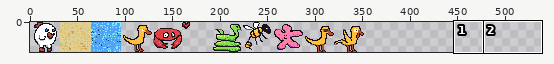
Two versions of one sprite sheet, img/spritesheet.png. The first picture is a wide view before the edit; the outline marks the close-up.
Close-up. Before the commit:
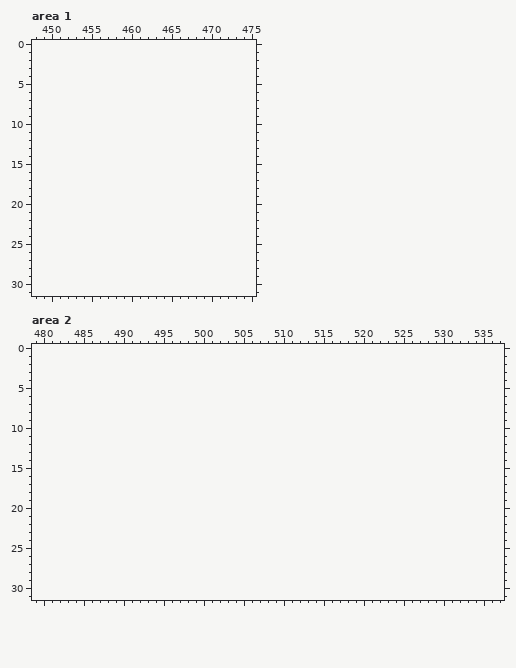
The file is 352x32 pixels. Shown: area 1: x 448..475, y 0..31; area 2: x 479..537, y 0..31. The old version is drawn lined up with the new one, on the new canvas. The wide view leaves out empty margins. The commit also changed other parts of the picture, which this record leaves out.
The same view after the edit:
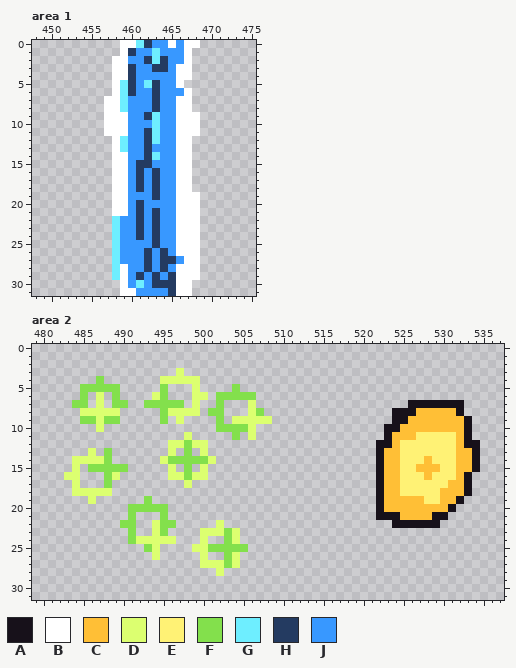
Palette (. is transparent): A #17111a  B #ffffff  C #ffbf36  D #dcff70  E #fff275  F #83e04c  G #6eeeff  H #243b61  J #3898ff
What changed:
canvas 352x32 -> 544x32
--- area 1
@@ x 455..470 @@
- 0 ................
- 1 ................
- 2 ................
- 3 ................
- 4 ................
- 5 ................
- 6 ................
- 7 ................
- 8 ................
- 9 ................
-10 ................
-11 ................
-12 ................
-13 ................
-14 ................
-15 ................
-16 ................
-17 ................
-18 ................
-19 ................
-20 ................
-21 ................
-22 ................
-23 ................
-24 ................
-25 ................
-26 ................
-27 ................
-28 ................
-29 ................
-30 ................
-31 ................
+ 0 ....BBGHJJBJBB..
+ 1 ....BHJJGJJJB...
+ 2 ...BBJJHGHJJB...
+ 3 ...BBHJJHHJBB...
+ 4 ...BBHJJJJJBB...
+ 5 ...BGHJGHJJB....
+ 6 ...BGHJJHJJJB...
+ 7 ..BBGJJJHJJBB...
+ 8 ..BBGJJJHJJBB...
+ 9 ..BBBJJHGJJBBB..
+10 ..BBBJJJGJJBBB..
+11 ..BBBJJHGJJBBB..
+12 ...BGJJHGJJBB...
+13 ...BGJJHJJJBB...
+14 ...BBJJHGJJBB...
+15 ...BBJHHJJJBB...
+16 ...BBJHJHJJBB...
+17 ...BBJHJHJJBB...
+18 ...BBJHJHJJBB...
+19 ...BBJJJHJJBBB..
+20 ...BBJHJJJJBBB..
+21 ...BBJHJHJJBBB..
+22 ...GJJHJHJJBBB..
+23 ...GJJHJHJJBBB..
+24 ...GJJHJHJJBBB..
+25 ...GJJJJHJJBBB..
+26 ...GJJJHJHJBBB..
+27 ...GJJJHJHHJBB..
+28 ...GBJJHJHJBBB..
+29 ...GBJHJHJHBBB..
+30 ....BJGJHHHBB...
+31 ....BBJJJJHBB...
--- area 2
@@ x 479..537 @@
  2 ...........................................................
- 3 ...........................................................
- 4 ...........................................................
- 5 ...........................................................
- 6 ...........................................................
- 7 ...........................................................
- 8 ...........................................................
- 9 ...........................................................
-10 ...........................................................
-11 ...........................................................
-12 ...........................................................
-13 ...........................................................
-14 ...........................................................
-15 ...........................................................
-16 ...........................................................
-17 ...........................................................
-18 ...........................................................
-19 ...........................................................
-20 ...........................................................
-21 ...........................................................
-22 ...........................................................
-23 ...........................................................
-24 ...........................................................
-25 ...........................................................
-26 ...........................................................
-27 ...........................................................
-28 ...........................................................
+ 3 ..................D........................................
+ 4 ........F.......DDDDD......................................
+ 5 ......FFFFF.....F...D....F.................................
+ 6 ......F.D.F....DF...DD.FFFFF...............................
+ 7 .....FF.D.FF..FFFFF.D..F...D...................AAAAAAA.....
+ 8 ......DDDDD.....FDDDD.FF...DF................AAACCCCCA.....
+ 9 ......FFDFF.....F.D....F.DDDDD...............AACCCCCCCA....
+10 ........D..............FFFFD................AACCCCCCCCA....
+11 ...................D.....F.D................ACCCEEEEECA....
+12 .................DDFDD.....................AACEEEEEEECAA...
+13 .......D.F.......D.F.D.....................ACCEEEEEEECCA...
+14 .....DDDDF......DFFFFFD....................ACCEEECEEECCA...
+15 .....D.FFFFF.....D.F.D.....................ACCEECCCEECCA...
+16 ....DD...FD......DDFDD.....................ACCEEECEEECA....
+17 .....D...F.........D.......................ACCEEEEEECCA....
+18 .....DDDDD.................................ACCEEEEECCCA....
+19 .......D......F............................ACCCCCEECCA.....
+20 ............FFFFF..........................ACCCCCCCCA......
+21 ............F...F..........................AAACCCCAA.......
+22 ...........FF..DFF.....D.....................AAAAAA........
+23 ............F..DF....DDDFD.................................
+24 ............FDDDDD...D..FD.................................
+25 ..............FD....DDFFFFF................................
+26 ...............D.....D..FD.................................
+27 .....................DDDFD.................................
+28 .......................D...................................
 29 ...........................................................
Pixel boxes of the changes (left, top, right, bottom) in both close-ups:
added: (104, 40, 200, 296)
added: (64, 368, 272, 576)
added: (376, 400, 480, 528)
